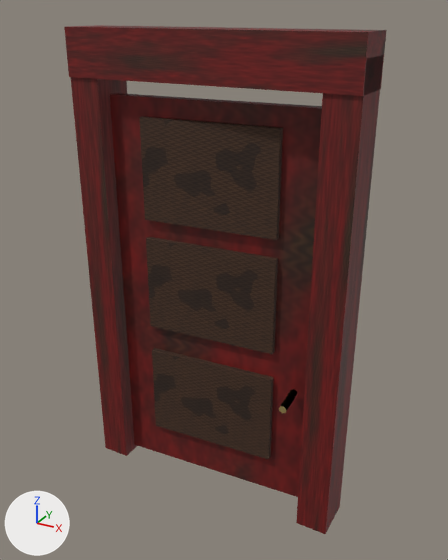
Before and after pictures for a commit that changed the Blender file blender_src/kit/door.blend.
The view is the same before and after, from a 50 mm camera at (1.41, -2.46, 2.47) aimed at (-0.12, 0.33, 1.08). Lighting does not change. The marker at lower left points along +X, +Y and +Z. The older version comes first. Objects named as collision shapes, trigger or cutter boxes, shadow casters or lower levels of detail are left out.

In view in the first picture: 'Carve0', 'Carve1', 'Carve2', 'DoorLeaf', 'JambL', 'JambR', 'Lintel' and 1 more.
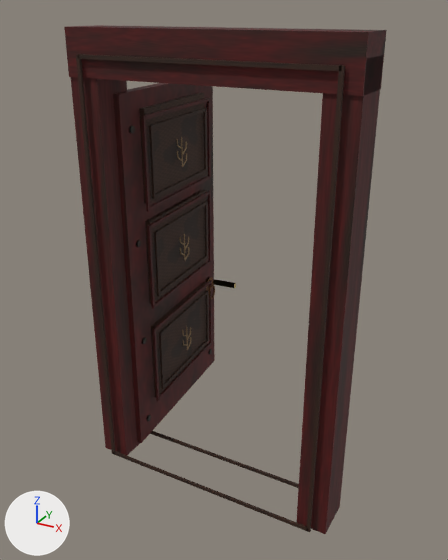
Where the change shows, as pixel boxes [x1, y1, x2, y2] in the pictures (448 x 560 px):
'DoorLeaf', recoloured, turned
    before: [110, 93, 322, 497]
    after: [113, 83, 215, 443]
'JambR', recoloured
    both: [296, 56, 380, 534]
'Lintel', recoloured
    both: [64, 25, 387, 96]
'Carve2', turned
    before: [139, 117, 283, 240]
    after: [139, 93, 205, 203]
'JambL', recoloured
    both: [71, 77, 137, 455]
'Carve1', turned
    before: [146, 237, 278, 354]
    after: [145, 190, 206, 303]
'Carve0', turned
    before: [152, 348, 274, 459]
    after: [151, 282, 207, 398]
'Art_WarmWood', added
    after: [76, 54, 345, 532]
'Art_BurntLacquer_DoorLeaf', added
    after: [142, 97, 212, 401]
'Art_WarmWood_DoorLeaf', now drawn
    after: [149, 108, 209, 389]
'Pull', turned
    before: [279, 389, 297, 413]
    after: [213, 279, 236, 288]
'Art_FadedThread_DoorLeaf', now drawn
    after: [176, 137, 191, 350]
'Art_SootIron_DoorLeaf', added
    after: [129, 104, 212, 421]
'Art_OxidizedBrass_DoorLeaf', now drawn
    after: [205, 277, 215, 299]

Edits to the bpy script that builds the scene:
```text
Add img_t_wood_dark_001:
    img_t_wood_dark_001 = load_image('t_wood_dark.001', '_unpacked/t_wood_dark.001', 512, 512, 'sRGB')
Add img_t_wood_red_001:
    img_t_wood_red_001 = load_image('t_wood_red.001', '_unpacked/t_wood_red.001', 512, 512, 'sRGB')
Change mat_m_woodred:
    where n0 = _N.new('ShaderNodeBsdfPrincipled'); n0.name = 'Principled BSDF'
    n0.inputs[2].default_value: 0.62 -> 0.74  # 'Roughness'
    add n3 = _N.new('ShaderNodeMix'); n3.name = 'Mix'
    add n3.data_type = 'RGBA'
    add n3.blend_type = 'MULTIPLY'
    add n3.inputs[0].default_value = 1.0  # 'Factor'
    add n3.inputs[7].default_value = (0.51, 0.44, 0.36, 1.0)  # 'B', grey #bdb1a2
    where n2 = _N.new('ShaderNodeTexImage'); n2.name = 'Image Texture'
    remove _L.new(n2.outputs[0], n0.inputs[0])  # 'Color' to 'Base Color'
    add _L.new(n3.outputs[2], n0.inputs[0])  # 'Result' to 'Base Color'
    add _L.new(n2.outputs[0], n3.inputs[6])  # 'Color' to 'A'
Add mat_warmwood:
    mat_warmwood = bpy.data.materials.new('WarmWood')
    # colours: beige #d1ba9e
    # uses the picture img_t_wood_dark_001
Add mat_sootiron:
    mat_sootiron = principled_material('SootIron')
    mat_sootiron.base_color = (0.053, 0.047, 0.04)  # dark grey #413d38
    mat_sootiron.metallic = 0.65
    mat_sootiron.roughness = 0.71
Add mat_burntlacquer:
    mat_burntlacquer = bpy.data.materials.new('BurntLacquer')
    # colours: beige #b6a493
    # uses the picture img_t_wood_red_001
Add me_art_warmwood:
    me_art_warmwood.from_pydata(...)  # 192 vertices, 96 faces; spans x -0.64..0.64, y -0.14..0.14, z 0.01..2.27
    me_art_warmwood.materials.append(mat_warmwood)
Add me_art_sootiron_doorleaf:
    me_art_sootiron_doorleaf.from_pydata(...)  # 3840 vertices, 1536 faces; spans x 0.07..0.99, y -0.04..0.04, z -0.92..0.87
    me_art_sootiron_doorleaf.materials.append(mat_sootiron)  # dark grey #413d38
Add me_art_burntlacquer_doorleaf:
    me_art_burntlacquer_doorleaf.from_pydata(...)  # 576 vertices, 288 faces; spans x 0.14..0.92, y -0.08..0.08, z -0.8..0.91
    me_art_burntlacquer_doorleaf.materials.append(mat_burntlacquer)
Change ob_doorleaf:
    ob_doorleaf.rotation_euler: (0.0, 0.0, 0.0646) -> (0.0, 0.0, 1.652)  # degrees (0, 0, 3.7) -> degrees (0, 0, 95)
Add ob_art_warmwood:
    ob_art_warmwood = bpy.data.objects.new('Art_WarmWood', me_art_warmwood)
    ob_art_warmwood.parent = ob_door
    ob_art_warmwood.location = (0.0, 0.0, 0.0)
Add ob_art_sootiron_doorleaf:
    ob_art_sootiron_doorleaf = bpy.data.objects.new('Art_SootIron_DoorLeaf', me_art_sootiron_doorleaf)
    ob_art_sootiron_doorleaf.parent = ob_doorleaf
    ob_art_sootiron_doorleaf.location = (0.0, 0.0, 0.0)
Add ob_art_burntlacquer_doorleaf:
    ob_art_burntlacquer_doorleaf = bpy.data.objects.new('Art_BurntLacquer_DoorLeaf', me_art_burntlacquer_doorleaf)
    ob_art_burntlacquer_doorleaf.parent = ob_doorleaf
    ob_art_burntlacquer_doorleaf.location = (0.0, 0.0, 0.0)
```
